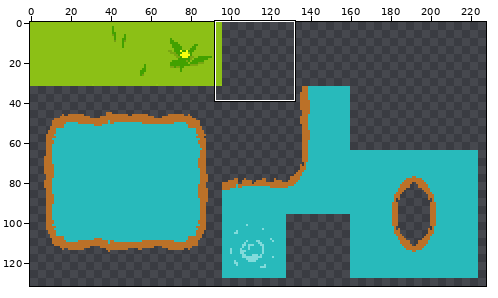
One commit to this sprite sheet: Assets/Tilemap/tilemap.png. Above, an overview of the earlier version with the close-up marked.
Close-up. Before the commit:
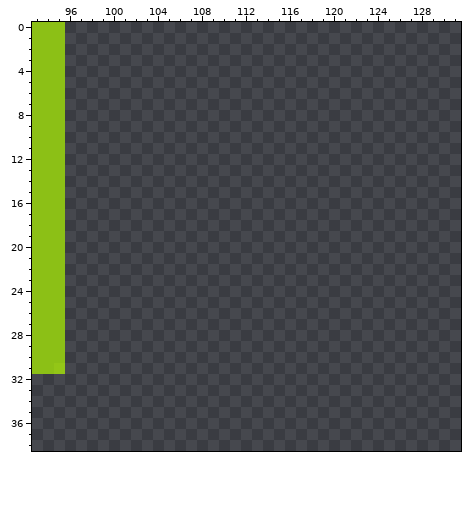
The file is 320x320 pixels. Colours within 5 levels of each other are drawn and written as one. Shown: x 93..131, y 0..38. The wide view leaves out empty margins.
After the commit:
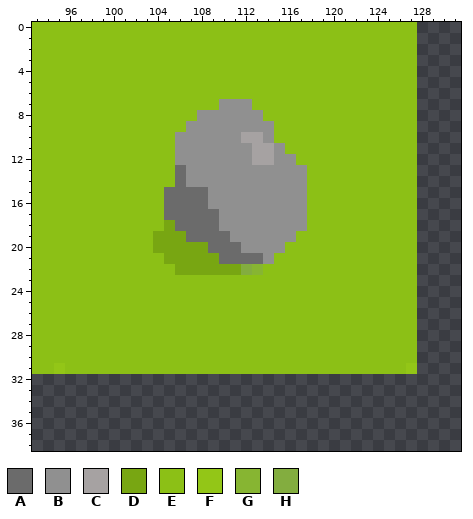
Palette (. is transparent): A #6b6b6b  B #909090  C #a6a2a2  D #78a612  E #8cc016  F #93c617  G #87b532  H #83ad3f
Change:
@@ x 93..131 @@
- 0 EEE....................................
- 1 EEE....................................
- 2 EEE....................................
- 3 EEE....................................
- 4 EEE....................................
- 5 EEE....................................
- 6 EEE....................................
- 7 EEE....................................
- 8 EEE....................................
- 9 EEE....................................
-10 EEE....................................
-11 EEE....................................
-12 EEE....................................
-13 EEE....................................
-14 EEE....................................
-15 EEE....................................
-16 EEE....................................
-17 EEE....................................
-18 EEE....................................
-19 EEE....................................
-20 EEE....................................
-21 EEE....................................
-22 EEE....................................
-23 EEE....................................
-24 EEE....................................
-25 EEE....................................
-26 EEE....................................
-27 EEE....................................
-28 EEE....................................
-29 EEE....................................
-30 EEE....................................
-31 EEF....................................
+ 0 EEEEEEEEEEEEEEEEEEEEEEEEEEEEEEEEEEE....
+ 1 EEEEEEEEEEEEEEEEEEEEEEEEEEEEEEEEEEE....
+ 2 EEEEEEEEEEEEEEEEEEEEEEEEEEEEEEEEEEE....
+ 3 EEEEEEEEEEEEEEEEEEEEEEEEEEEEEEEEEEE....
+ 4 EEEEEEEEEEEEEEEEEEEEEEEEEEEEEEEEEEE....
+ 5 EEEEEEEEEEEEEEEEEEEEEEEEEEEEEEEEEEE....
+ 6 EEEEEEEEEEEEEEEEEEEEEEEEEEEEEEEEEEE....
+ 7 EEEEEEEEEEEEEEEEEBBBEEEEEEEEEEEEEEE....
+ 8 EEEEEEEEEEEEEEEBBBBBBEEEEEEEEEEEEEE....
+ 9 EEEEEEEEEEEEEEBBBBBBBBEEEEEEEEEEEEE....
+10 EEEEEEEEEEEEEBBBBBBCCBEEEEEEEEEEEEE....
+11 EEEEEEEEEEEEEBBBBBBBCCBEEEEEEEEEEEE....
+12 EEEEEEEEEEEEEBBBBBBBCCBBEEEEEEEEEEE....
+13 EEEEEEEEEEEEEABBBBBBBBBBBEEEEEEEEEE....
+14 EEEEEEEEEEEEEABBBBBBBBBBBEEEEEEEEEE....
+15 EEEEEEEEEEEEAAAABBBBBBBBBEEEEEEEEEE....
+16 EEEEEEEEEEEEAAAABBBBBBBBBEEEEEEEEEE....
+17 EEEEEEEEEEEEAAAAABBBBBBBBEEEEEEEEEE....
+18 EEEEEEEEEEEEDAAAABBBBBBBBEEEEEEEEEE....
+19 EEEEEEEEEEEDDDAAAABBBBBBEEEEEEEEEEE....
+20 EEEEEEEEEEEDDDDDAAABBBBEEEEEEEEEEEE....
+21 EEEEEEEEEEEEDDDDDAAAABEEEEEEEEEEEEE....
+22 EEEEEEEEEEEEEDDDDDDHGEEEEEEEEEEEEEE....
+23 EEEEEEEEEEEEEEEEEEEEEEEEEEEEEEEEEEE....
+24 EEEEEEEEEEEEEEEEEEEEEEEEEEEEEEEEEEE....
+25 EEEEEEEEEEEEEEEEEEEEEEEEEEEEEEEEEEE....
+26 EEEEEEEEEEEEEEEEEEEEEEEEEEEEEEEEEEE....
+27 EEEEEEEEEEEEEEEEEEEEEEEEEEEEEEEEEEE....
+28 EEEEEEEEEEEEEEEEEEEEEEEEEEEEEEEEEEE....
+29 EEEEEEEEEEEEEEEEEEEEEEEEEEEEEEEEEEE....
+30 EEEEEEEEEEEEEEEEEEEEEEEEEEEEEEEEEEE....
+31 EEFEEEEEEEEEEEEEEEEEEEEEEEEEEEEEEEF....
 32 .......................................
Changed places in both close-ups, as pixel boxes (x1, y1, x2, y2):
added: (65, 22, 417, 374)
